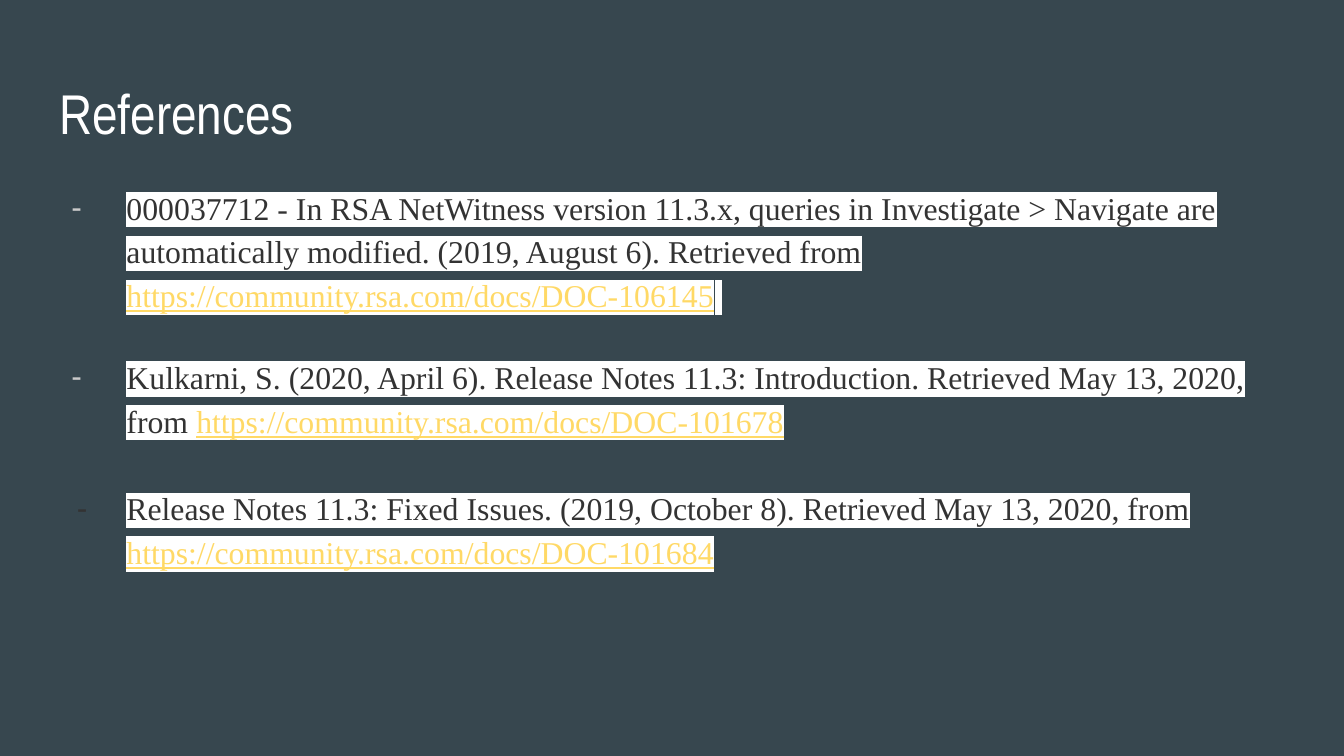
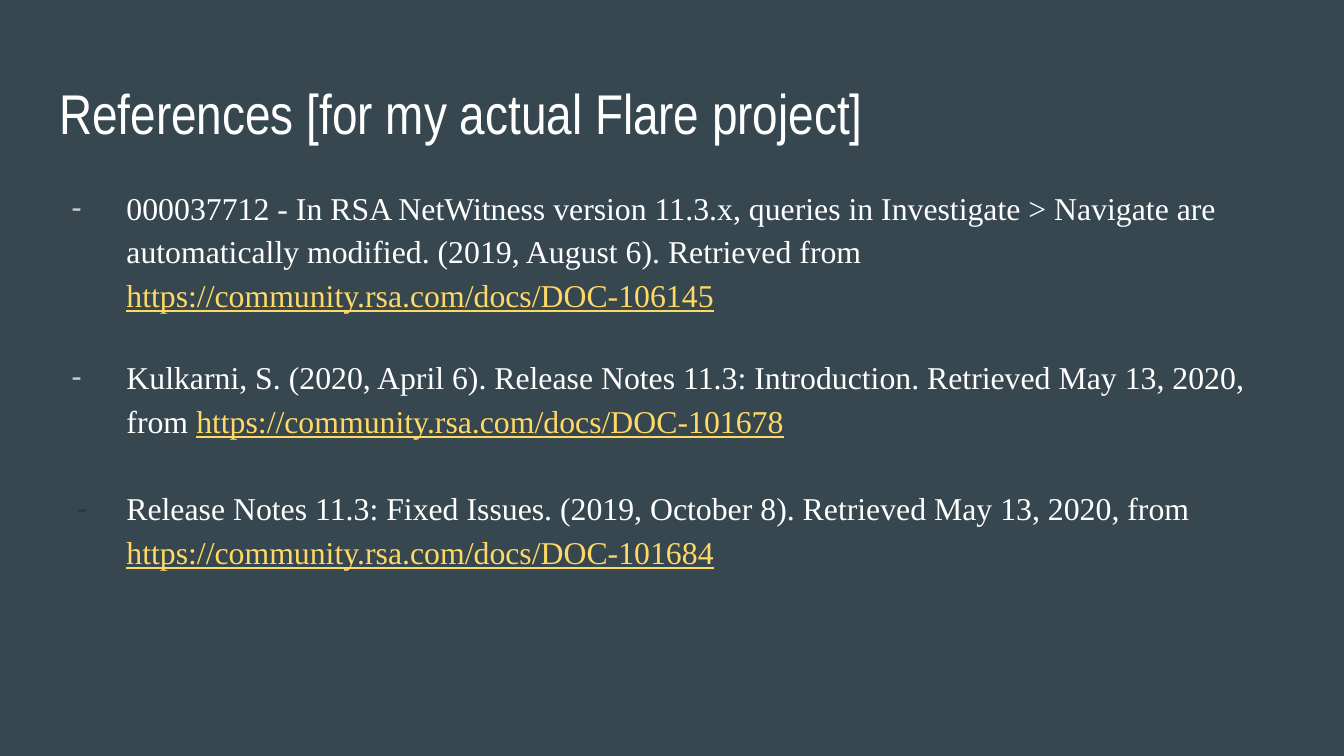
Before and after one commit to ZoeLawson/mcc_tools_tech, a slide deck: slide 8 of Week16-FinalProjects/meghana_arvind_final_project/meghana_arvind_final_project.pptx. Drawn at 1344x756 pixels with LibreOffice and Linux fonts; fonts in the diff are those of the drawing. Boxes give left, top, right and bottom in pixels: in the first picture for what was removed or moved away, otherwise in the second. Text is boxed around its words. In the diff, an @@ line names an element or a change of style, - is before the commit and + after.

Commit message:
made changes to final project

```diff
--- a/Week16-FinalProjects/meghana_arvind_final_project/meghana_arvind_final_project.pptx
+++ b/Week16-FinalProjects/meghana_arvind_final_project/meghana_arvind_final_project.pptx
@@ title at (59,93,862,144): text changed @@
-References
+References [for my actual Flare project]
@@ text "000037712 - In RSA NetWitness ..." at (126,199,1244,570): text colour #333333 to #FFFFFF in "000037712 - In RSA NetWitness version 11.3.x, ...", "Kulkarni, S. (2020, April 6). Release Notes ...", "Release Notes 11.3: Fixed Issues. (2019, October ..."; highlight #FFFFFF to none @@
```
Also in this commit, not shown: 3 other slides changed.
